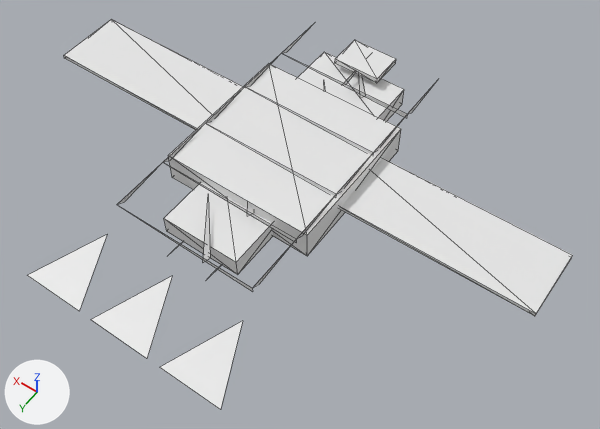
An edit to the OBJ model GameData/Meshes/Designs/korath/korath_hero_mk3_50.obj, drawn before and after from the same camera.
Before and after are seen from a camera (50 mm lens) standing at (-5.04, 6.71, 9.49) and looking at (-0.66, 0.59, -0.14). The lights are fixed; the arrows at lower left show +X, +Y and +Z. The older version comes first. Mesh edges are drawn as thin lines. Where no turn or scale is listed for an object, it has been applied to the vertices. Vertices at exactly the same position are counted once.

The older version as bpy lines, for what is in view:
```python
me_korath_hero_mk3_50 = bpy.data.meshes.new('korath_hero_mk3_50')
me_korath_hero_mk3_50.from_pydata(...)  # 141 vertices, 109 faces; spans x -4.26..4.26, y -2.43..3.7, z -0.08..0.56
ob_korath_hero_mk3_50 = bpy.data.objects.new('korath_hero_mk3_50', me_korath_hero_mk3_50)
ob_korath_hero_mk3_50.location = (0.0, 0.0, 0.0)
```
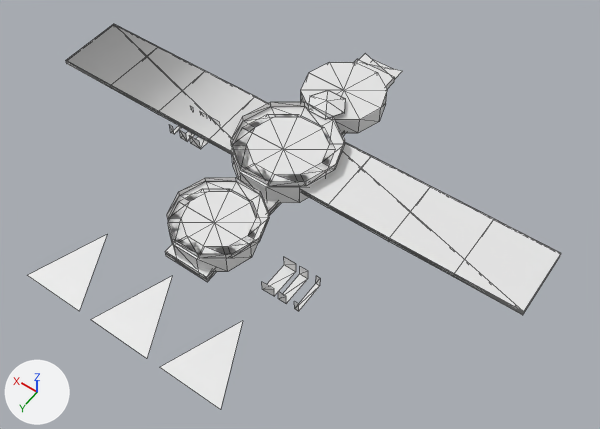
Where the change shows, as pixel boxes (x1, y1, x2, y2) in the pictures (600 x 429 px):
'korath_hero_mk3_50', reshaped
    before: (27, 19, 573, 410)
    after: (27, 24, 561, 410)
part 1 of me_korath_hero_mk3_50, added
    after: (165, 59, 395, 282)
part 2 of me_korath_hero_mk3_50, rebuilt (55% narrower, 53% shorter)
    before: (168, 64, 401, 256)
    after: (231, 114, 335, 203)
part 3 of me_korath_hero_mk3_50, rebuilt
    before: (297, 52, 404, 121)
    after: (301, 62, 387, 133)
part 4 of me_korath_hero_mk3_50, rebuilt
    before: (164, 183, 273, 275)
    after: (168, 189, 261, 272)
part 5 of me_korath_hero_mk3_50, rebuilt
    before: (340, 158, 573, 316)
    after: (302, 143, 561, 315)
part 6 of me_korath_hero_mk3_50, rebuilt
    before: (64, 19, 243, 130)
    after: (66, 24, 268, 155)
part 7 of me_korath_hero_mk3_50, rebuilt
    before: (203, 198, 210, 263)
    after: (167, 177, 269, 258)
part 8 of me_korath_hero_mk3_50, deleted
    before: (335, 40, 396, 98)
part 9 of me_korath_hero_mk3_50, cut back
    before: (118, 29, 437, 292)
    after: (169, 54, 402, 311)

Edits to the bpy script that builds the scene:
```text
Change me_korath_hero_mk3_50:
    used by ob_korath_hero_mk3_50; location = (0.0, 0.0, 0.0)
    remove me_korath_hero_mk3_50.from_pydata(...)  # 141 vertices, 109 faces; spans x -4.26..4.26, y -2.43..3.7, z -0.08..0.56
    add me_korath_hero_mk3_50.from_pydata(...)  # 393 vertices, 439 faces; spans x -4.12..4.12, y -2.76..3.7, z -0.02..0.5
    me_korath_hero_mk3_50 part 1: a new loose piece, a box spanning x -0.37..0.37, y -2.51..2.35, z -0.02..0.1
    me_korath_hero_mk3_50 part 2: the loose piece of 8 vertices spanning x -1.24..1.24, y -1.21..1.21, z 0.0..0.49 is rebuilt with 24 vertices and now spans x -0.76..0.76, y -0.65..0.81, z 0.04..0.4
    me_korath_hero_mk3_50 part 3: the loose piece of 8 vertices spanning x -0.77..0.77, y -2.1..-1.3, z 0.02..0.35 is rebuilt with 24 vertices and now spans x -0.68..0.68, y -2.19..-0.89, z 0.04..0.34
    me_korath_hero_mk3_50 part 4: the loose piece of 8 vertices spanning x -0.64..0.64, y 0.73..2.02, z 0.0..0.3 is rebuilt with 24 vertices and now spans x -0.64..0.64, y 1.09..2.31, z 0.04..0.34
    me_korath_hero_mk3_50 part 5: the loose piece of 8 vertices spanning x -4.26..-0.05, y -0.73..0.4, z 0.21..0.28 is rebuilt with 48 vertices and now spans x -4.12..-0.07, y -0.65..0.49, z 0.22..0.3
    me_korath_hero_mk3_50 part 6: the loose piece of 8 vertices spanning x 0.05..4.26, y -0.73..0.4, z 0.21..0.28 is rebuilt with 40 vertices and now spans x 0.07..4.12, y -0.65..0.49, z 0.22..0.3
    me_korath_hero_mk3_50 part 7: the loose piece of 3 vertices spanning x -0.35..0.35, y 1.39..2.35, z 0.36..0.42 is rebuilt with 33 vertices and now spans x -0.71..0.71, y 0.93..2.28, z 0.34..0.43
    me_korath_hero_mk3_50 part 8: 12 loose pieces with 41 vertices, spanning x -0.4..0.4, y -2.43..1.39, z -0.08..0.56, are deleted
    me_korath_hero_mk3_50 part 9
    45 vertices are removed from x -2.9..2.9, y -2.43..2.35, z -0.08..0.55
    21 faces are deleted
    93 vertices are added at x -2.39..1.92, y -2.76..2.35, z -0.01..0.49
    24 new vertices lie (0.0, 0.0, 0.18) away from vertices in x -1.73..1.73, y 0.16..2.1, z 0.19
    16 new vertices lie (0.4, 0.0, 0.0) away from vertices in x -0.2, y -2.76..2.35, z -0.01..0.01
    11 new vertices lie (0.0, 0.0, 0.1) away from vertices in x -0.84..0.84, y -0.83..0.77, z 0.4
    8 new vertices lie (1.15, 0.0, 0.0) away from vertices in x -2.39..1.24, y -0.17..0.01, z 0.23..0.25
    8 new vertices lie (0.74, 0.0, 0.0) away from vertices in x -0.37, y -2.51..2.35, z 0.04
    8 new vertices lie (0.0, -0.26, 0.0) away from vertices in x -0.37..0.37, y -1.12..2.35, z 0.04
    8 new vertices lie (0.0, -0.25, 0.0) away from vertices in x -0.37..0.37, y -2.51..1.65, z 0.04
    126 new faces join them
    other edits to the shape of me_korath_hero_mk3_50 do not show in these pictures
```
